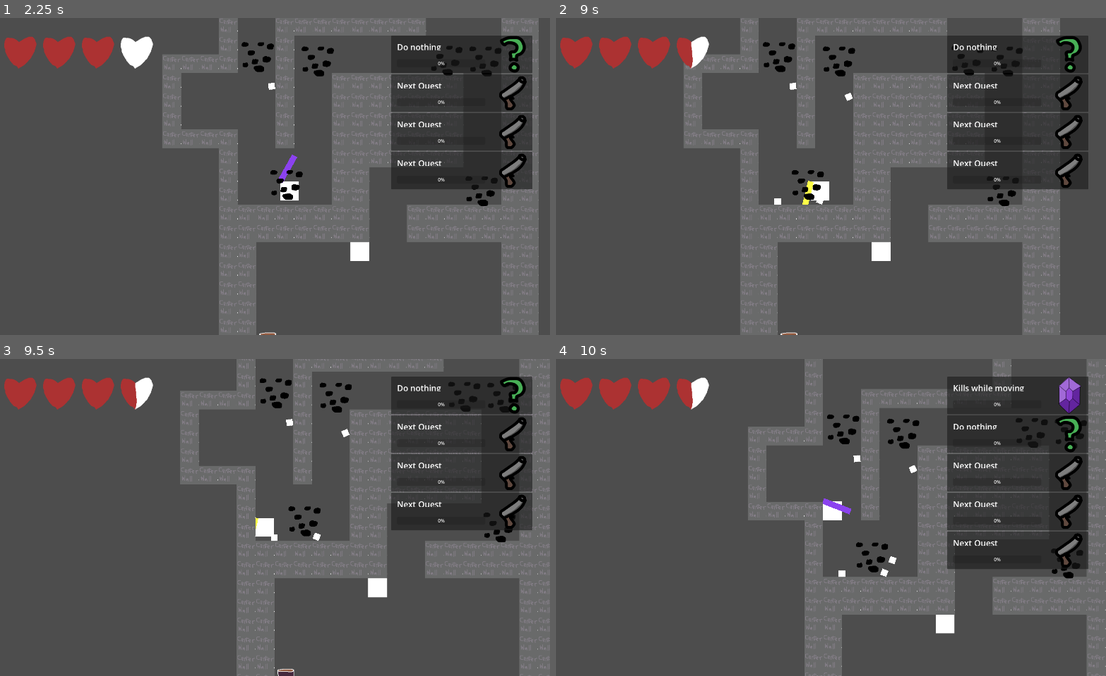
Above: before the commit, frames 1-4 (two rows, left to right).
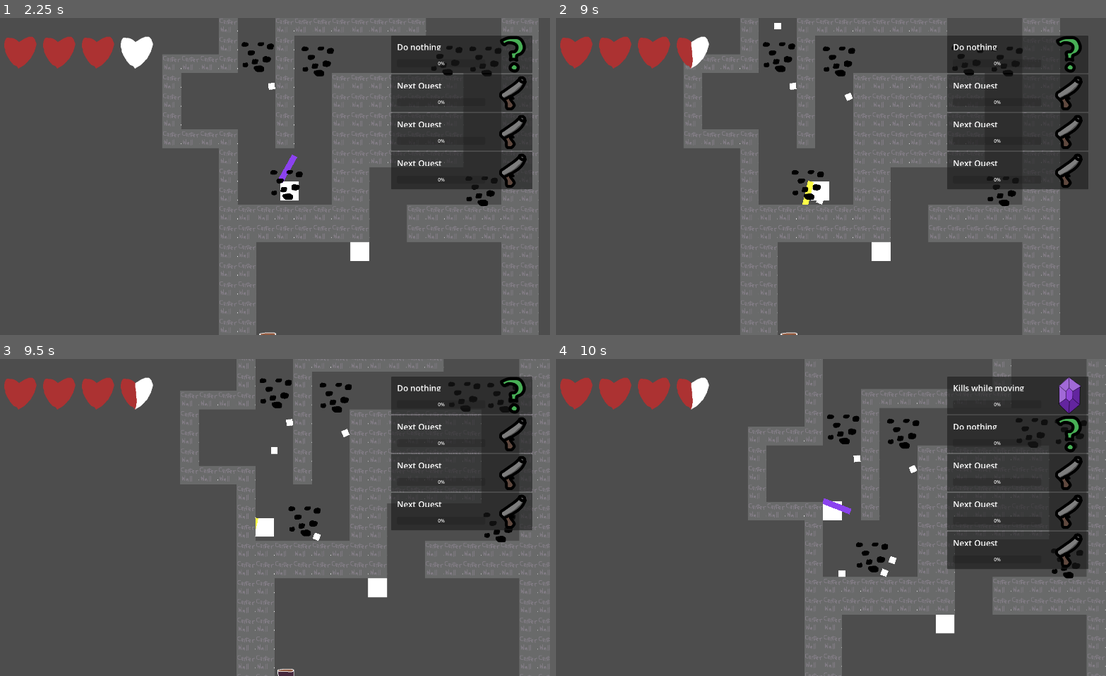
Above: after the commit, the same moments.

Repository: precup/LD51
Game: Godot game, scene res://root.tscn
Two runs of this game, one before a commit and one after it. Both use one fixed random seed, a clock stepped at 60 frames per second and the inputs below.
Inputs (mouse positions are in pixels of both pictures, inside the frame that each line leads up to):
- Up to frame 1 (2.25 s): move the mouse to (390, 160) at 0.52 s; hold D (right) 0.53-1.28 s; tap Mouse wheel up (change_gun) at 0.6, 1.35, 2.1 s; click (390, 160) at 0.67 s; move the mouse to (154, 192) at 1.27 s; hold S (down) 1.28-2.03 s; move the mouse to (324, 106) at 2.02 s; hold D (right) from 2.03 s (still down)
- Up to frame 2 (9 s): move the mouse to (798, 239) at 2.77 s; release D (right) at 2.78 s; hold W (up) 2.78-3.53 s; tap Mouse wheel up (change_gun) every 0.75 s from 2.85 to 8.85 s; click (798, 239) at 2.92 s; move the mouse to (990, 224) at 3.52 s; hold A (left) 3.53-5.03 s; move the mouse to (655, 128) at 4.27 s; tap Enter at 5 s; move the mouse to (853, 176) at 5.02 s; hold S (down) 5.03-5.78 s; click (853, 176) at 5.17 s; move the mouse to (737, 97) at 5.77 s; hold D (right) 5.78-6.53 s; move the mouse to (946, 160) at 6.52 s; hold W (up) 6.53-7.28 s; move the mouse to (710, 192) at 7.27 s; hold D (right) 7.28-8.03 s; click (710, 192) at 7.42 s; move the mouse to (880, 106) at 8.02 s; hold S (down) 8.03-8.78 s; move the mouse to (798, 239) at 8.77 s; hold A (left) from 8.78 s (still down)
- Up to frame 3 (9.5 s): keep holding A (left)
- Up to frame 4 (10 s): move the mouse to (990, 565) at 9.52 s; release A (left) at 9.53 s; hold W (up) from 9.53 s (still down); tap Mouse wheel up (change_gun) at 9.6 s; click (990, 565) at 9.67 s

Frame 1 is identical in both runs. In frame 2, less than 0.1% of the frame differs, in the area x 39-41%, y 1-59%; in frame 3, less than 0.1%; in frame 4, nothing differs.

Commit message:
more parameters to mess w

Diff:
--- a/cannon.gd
+++ b/cannon.gd
@@ -11,9 +11,9 @@
 
 @export var direction: Direction = Direction.RIGHT
 @export var bullet_speed: float = 1000
+@export var max_time_between_shots: float = 500
 
-var max_ticks_to_next_shot = 500
-var ticks_to_next_shot = 100
+var ticks_to_next_shot = max_time_between_shots
 
 func _ready():
   $base_enemy._max_health = 4
@@ -35,7 +35,7 @@
   ticks_to_next_shot -= 1
 
   if ticks_to_next_shot <= 0:
-    ticks_to_next_shot = max_ticks_to_next_shot
+    ticks_to_next_shot = max_time_between_shots
 
     shoot_bullet()
 
--- a/root.tscn
+++ b/root.tscn
@@ -369,6 +369,7 @@
 position = Vector2(229, -1200)
 direction = 3
 bullet_speed = 600.0
+max_time_between_shots = 600.0
 
 [node name="enemy" parent="level_1/doodads" instance=ExtResource("4_ltobp")]
 position = Vector2(575, 104)
